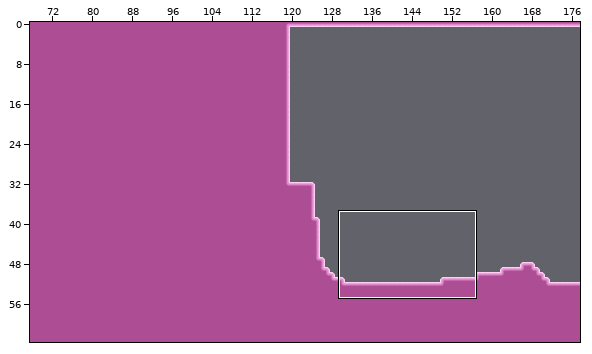
An edit to a level. Tiled map, gdx-unicorn/src/main/resources/data/maps/lvl1.tmx. The picture above shows the old version from afar; the outline marks the close-up.
Close-up. Before the edit:
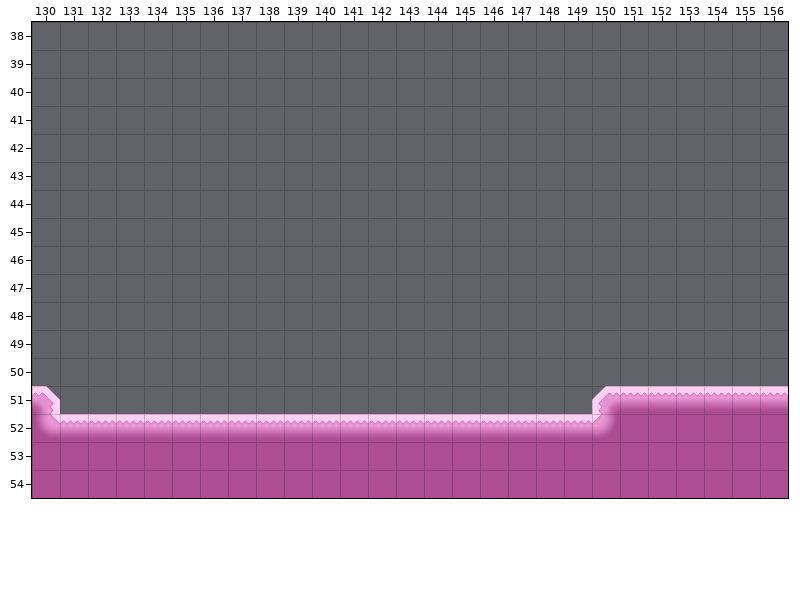
Cells are 64x64 px. Shown: x 130..156, y 38..54. The commit also changed other parts of the map, which this record leaves out.
The result:
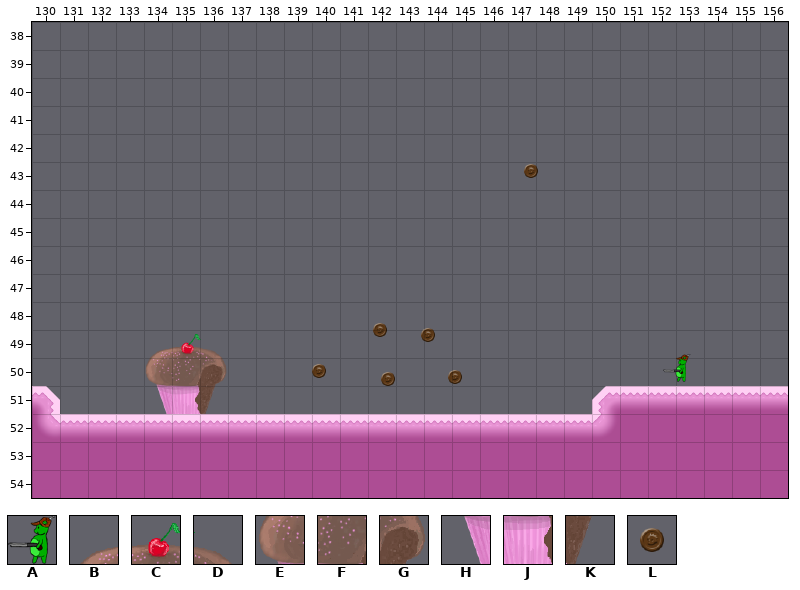
Key: from "characters_tileset": A 0; from "entities_tileset_final": B 0, C 1, D 2, E 10, F 11, G 12, H 20, J 21, K 22, L 23.
_ is an empty cell.
Objects are placed by their top-left corner, in cells (3,4 is the top-left corner of cell 3,4); size is 1x1 cell unless given.
Tiles of an added or newly shown layer are drawn over the layers below it.
The exact change:
Layer "middleground" (now shown):
Tile B is added in row 49 at x 134.
Tile C is added in row 49 at x 135.
Tile D is added in row 49 at x 136.
Tile E is added in row 50 at x 134.
Tile F is added in row 50 at x 135.
Tile G is added in row 50 at x 136.
Tile H is added in row 51 at x 134.
Tile J is added in row 51 at x 135.
Tile K is added in row 51 at x 136.
Layer "Objektebene":
A new object: L at 147.3,42.8.
A new object: L at 141.9,48.5.
A new object: L at 143.6,48.7.
A new object: A at 152.5,49.9.
A new object: L at 139.7,50.
A new object: L at 144.6,50.2.
A new object: L at 142.2,50.3.
Changed places in both close-ups, as pixel boxes (x1, y1, x2, y2):
added: (524, 164, 538, 178)
added: (373, 323, 387, 337)
added: (421, 328, 435, 342)
added: (145, 334, 227, 414)
added: (663, 354, 691, 382)
added: (312, 364, 326, 378)
added: (448, 370, 462, 384)
added: (381, 372, 395, 386)
